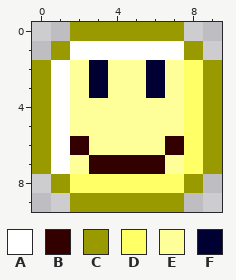
One commit to this pixel-art sprite: public/themes/default/img/smileys/smile.png. The picture above is the old version.
The file is 10x10 pixels.
Palette (. is transparent): A #ffffff  B #330000  C #999900  D #ffff66  E #ffff99  F #000033
Pixels before, first column x 0:
 0 ..CCCCCC..
 1 .CAAAAAAC.
 2 CAEFEEFEDC
 3 CAEFEEFEDC
 4 CAEEEEEEDC
 5 CAEEEEEEDC
 6 CABEEEEBDC
 7 CAEBBBBEDC
 8 .CDDDDDDC.
 9 ..CCCCCC..
After:
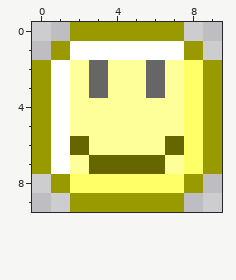
Difference:
colour B: #330000 -> #666600
colour F: #000033 -> #666666
